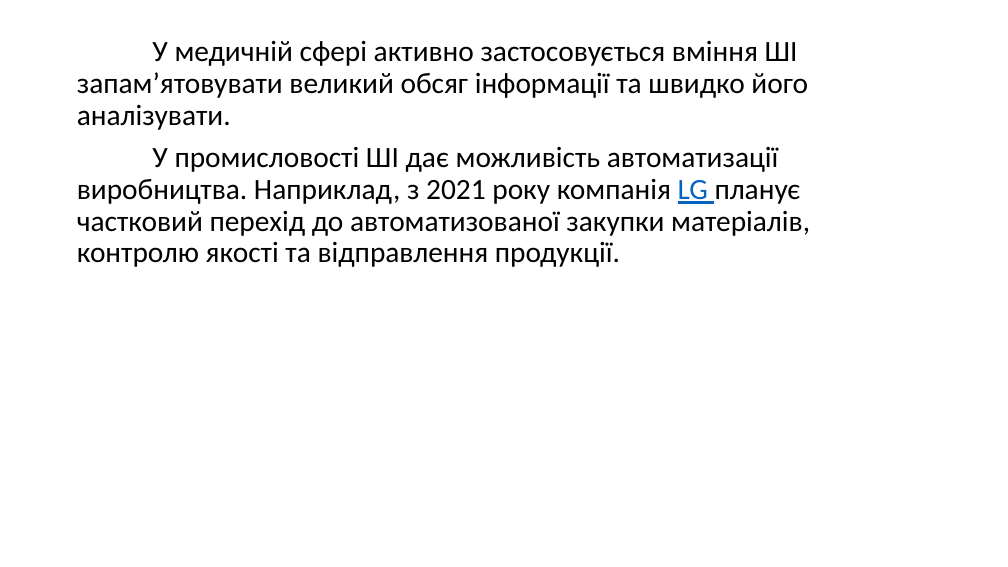
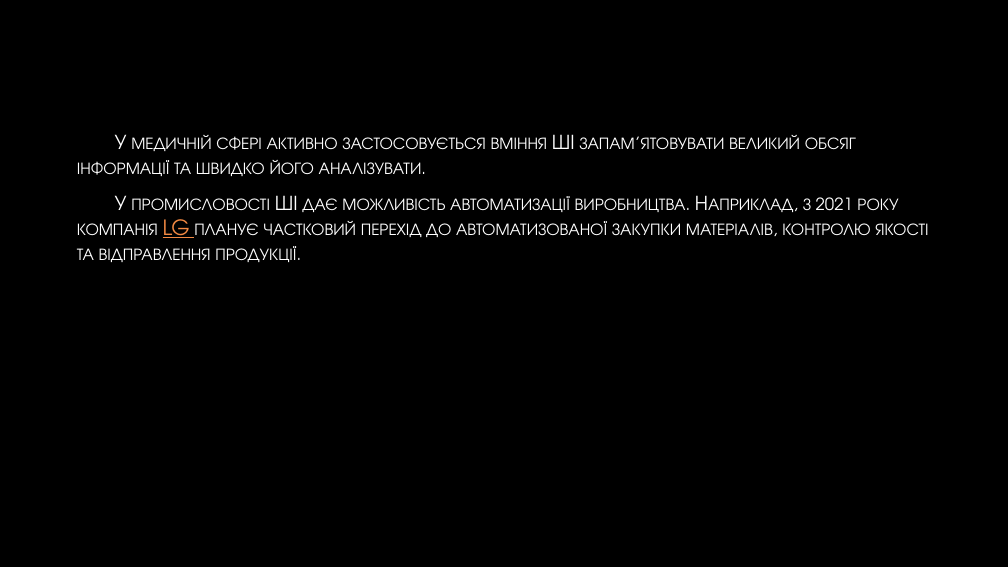
Before and after one commit to NazarkoNaN/Learning2021-2022, a slide deck: slide 9 of ОШІ/Сучасний стан та перспективи штучного інтелекту.pptx. Drawn at 1008x567 pixels with LibreOffice and Linux fonts; fonts in the diff are those of the drawing; background and template pictures are left out. Boxes give left, top, right and bottom in pixels: in the first picture for what was removed or moved away, otherwise in the second. Text is boxed around its words. In the diff, an @@ line names an element or a change of style, - is before the commit and + after.

```diff
--- a/ОШІ/Сучасний стан та перспективи штучного інтелекту.pptx
+++ b/ОШІ/Сучасний стан та перспективи штучного інтелекту.pptx
@@ background #FFFFFF to picture (left out) @@
@@ text "У медичній сфері активно застосовується ..." at box(77, 134, 928, 262): size 28 to 20 pt, font Calibri to TeX Gyre Adventor, text colour #000000 to gradient #FFFFFF to #BFBFBF, small capitals on; text colour #0563C1 to #F28943 in "LG"; line spacing 0.9 to 1; vertical alignment top to middle @@
```
Also in this commit, not shown: 14 other slides changed, 11 other files.
